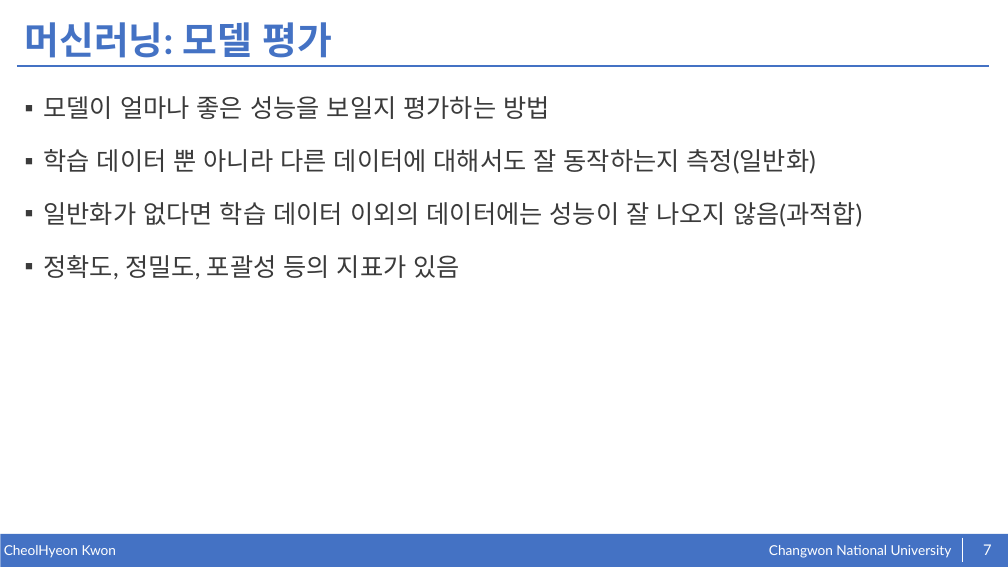
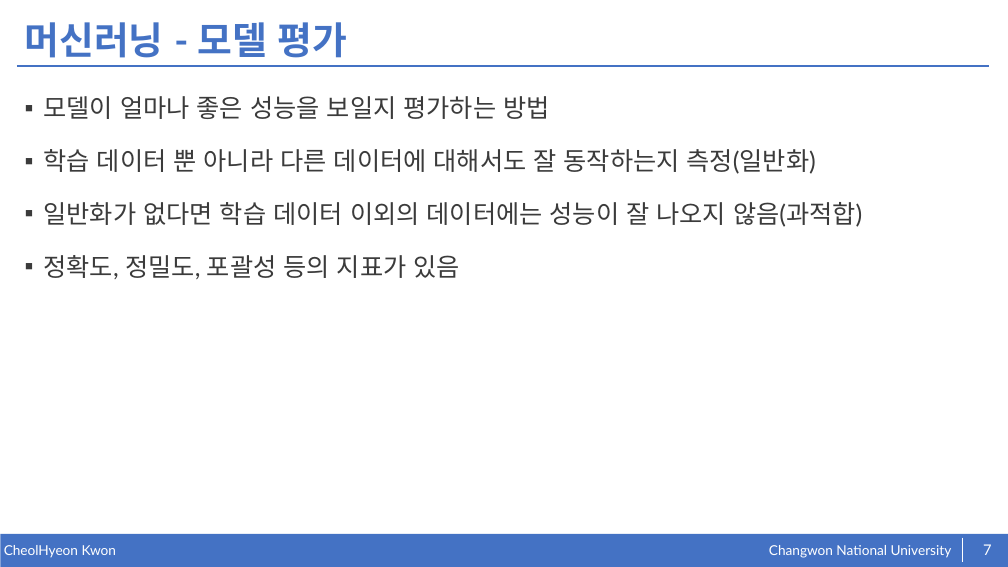
Before and after one commit to kkcchh9999/Studied_in_NOSLab, a slide deck: slide 7 of presentation/Machine_Learning.pptx. Drawn at 1008x567 pixels with LibreOffice and Linux fonts; fonts in the diff are those of the drawing. Boxes give left, top, right and bottom in pixels: in the first picture for what was removed or moved away, otherwise in the second. Text is boxed around its words. In the diff, an @@ line names an element or a change of style, - is before the commit and + after.

```diff
--- a/presentation/Machine_Learning.pptx
+++ b/presentation/Machine_Learning.pptx
@@ title at (25,22,348,58): text changed @@
-머신러닝: 모델 평가
+머신러닝 - 모델 평가
```
Also in this commit, not shown: 6 other slides changed.
